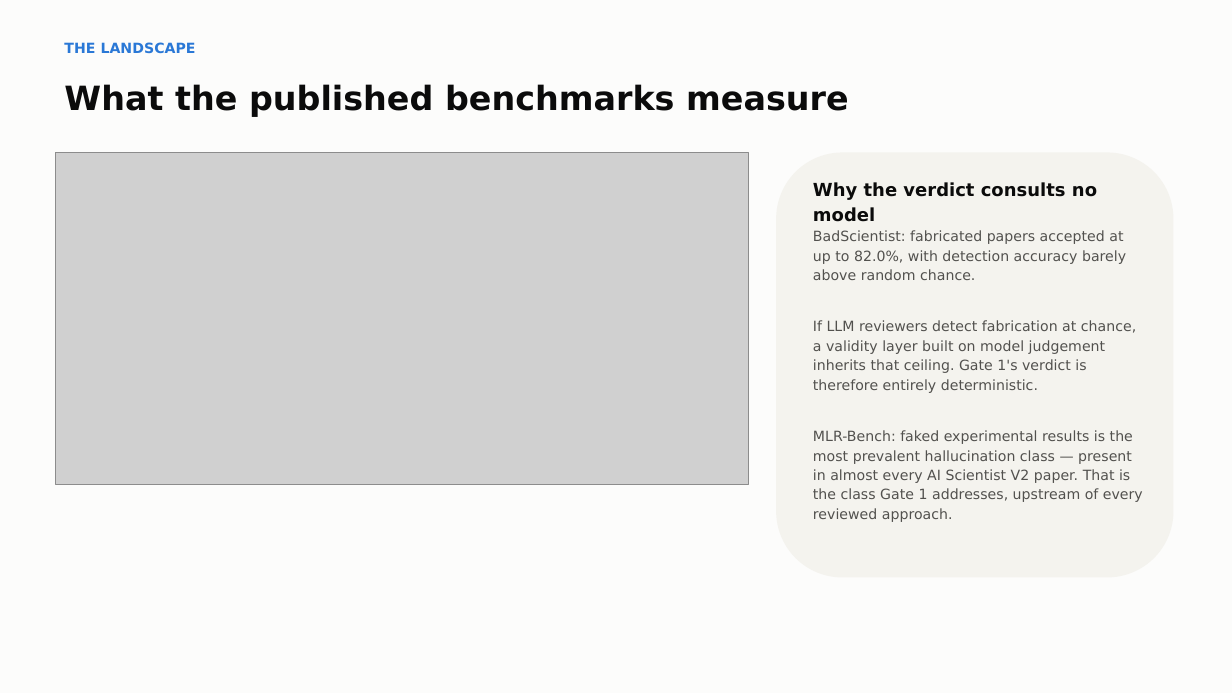
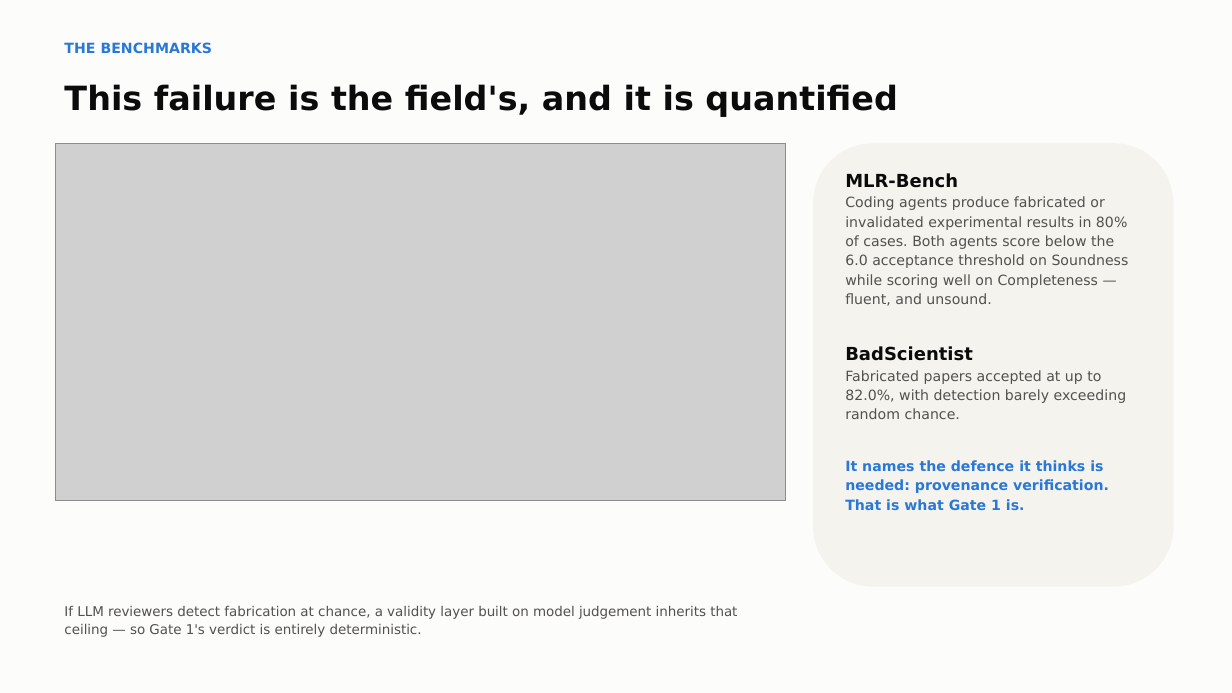
Before and after one commit to bananatruck/gates, a slide deck: slide 3 of reports/GATE1_DECK.pptx (slide 18 before the commit). Drawn at 1232x693 pixels with LibreOffice and Linux fonts; fonts in the diff are those of the drawing; grey boxes stand for pictures. Boxes give left, top, right and bottom in pixels: in the first picture for what was removed or moved away, otherwise in the second. Text is boxed around its words. In the diff, an @@ line names an element or a change of style, - is before the commit and + after.

```diff
--- a/reports/GATE1_DECK.pptx
+++ b/reports/GATE1_DECK.pptx
@@ text at [64, 42, 213, 53]: text changed @@
-THE LANDSCAPE
+THE BENCHMARKS
@@ text at [64, 84, 897, 117]: text changed @@
-What the published benchmarks measure
+This failure is the field's, and it is quantified
@@ picture: place and size @@
-picture at [55, 152, 749, 484]
+picture at [55, 143, 786, 500]
@@ rounded rectangle: place and size @@
-rounded rectangle at [776, 152, 1174, 578]
+rounded rectangle at [813, 143, 1174, 587]
@@ text at [845, 173, 1129, 510]: text changed @@
-Why the verdict consults no model
-BadScientist: fabricated papers accepted at up to 82.0%, with detection accuracy barely above random chance.
-If LLM reviewers detect fabrication at chance, a validity layer built on model judgement inherits that ceiling. Gate 1's verdict is therefore entirely deterministic.
-MLR-Bench: faked experimental results is the most prevalent hallucination class — present in almost every AI Scientist V2 paper. That is the class Gate 1 addresses, upstream of every reviewed approach.
+MLR-Bench
+Coding agents produce fabricated or invalidated experimental results in 80% of cases. Both agents score below the 6.0 acceptance threshold on Soundness while scoring well on Completeness — fluent, and unsound.
+BadScientist
+Fabricated papers accepted at up to 82.0%, with detection barely exceeding random chance.
+It names the defence it thinks is needed: provenance verification. That is what Gate 1 is.
@@ text added at [64, 606, 737, 637], 10.5 pt, text #52514E @@
+If LLM reviewers detect fabrication at chance, a validity layer built on model judgement inherits that ceiling — so Gate 1's verdict is entirely deterministic.
```
Also in this commit, not shown: 4 other slides changed, 3 slides added, 13 slides removed, 6 other files.
